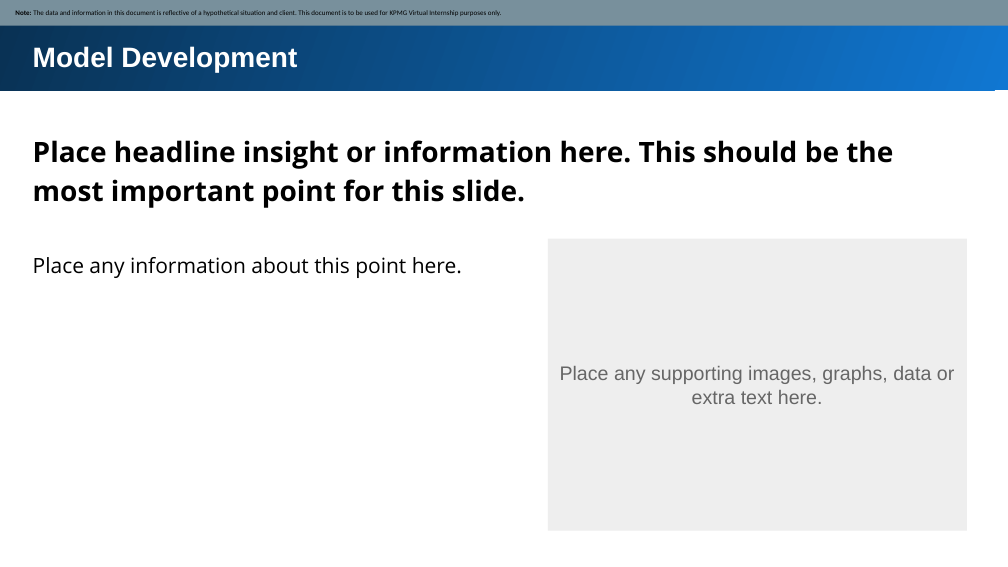
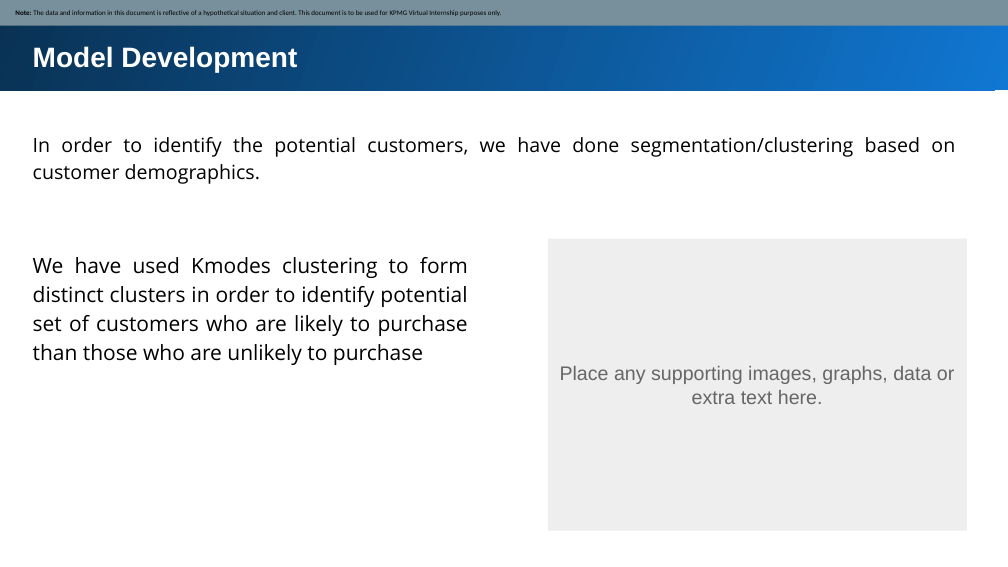
Before and after one commit to sanmoy27/KPMG_VIRTUAL_INTERNSHIP, a slide deck: slide 9 of Module_2_Template_slide.pptx (slide 6 before the commit). Drawn at 1008x567 pixels with LibreOffice and Linux fonts; fonts in the diff are those of the drawing. Boxes give left, top, right and bottom in pixels: in the first picture for what was removed or moved away, otherwise in the second. Text is boxed around its words. In the diff, an @@ line names an element or a change of style, - is before the commit and + after.

```diff
--- a/Module_2_Template_slide.pptx
+++ b/Module_2_Template_slide.pptx
@@ text at (x1=33, y1=137, x2=955, y2=184): text changed; size 20 to 14 pt; bold off @@
-Place headline insight or information here. This should be the most important point for this slide.
+In order to identify the potential customers, we have done segmentation/clustering based on customer demographics.
@@ text at (x1=33, y1=257, x2=468, y2=365): text changed @@
-Place any information about this point here.
+We have used Kmodes clustering to form distinct clusters in order to identify potential set of customers who are likely to purchase than those who are unlikely to purchase
```
Also in this commit, not shown: 4 other slides changed, 2 slides added.
